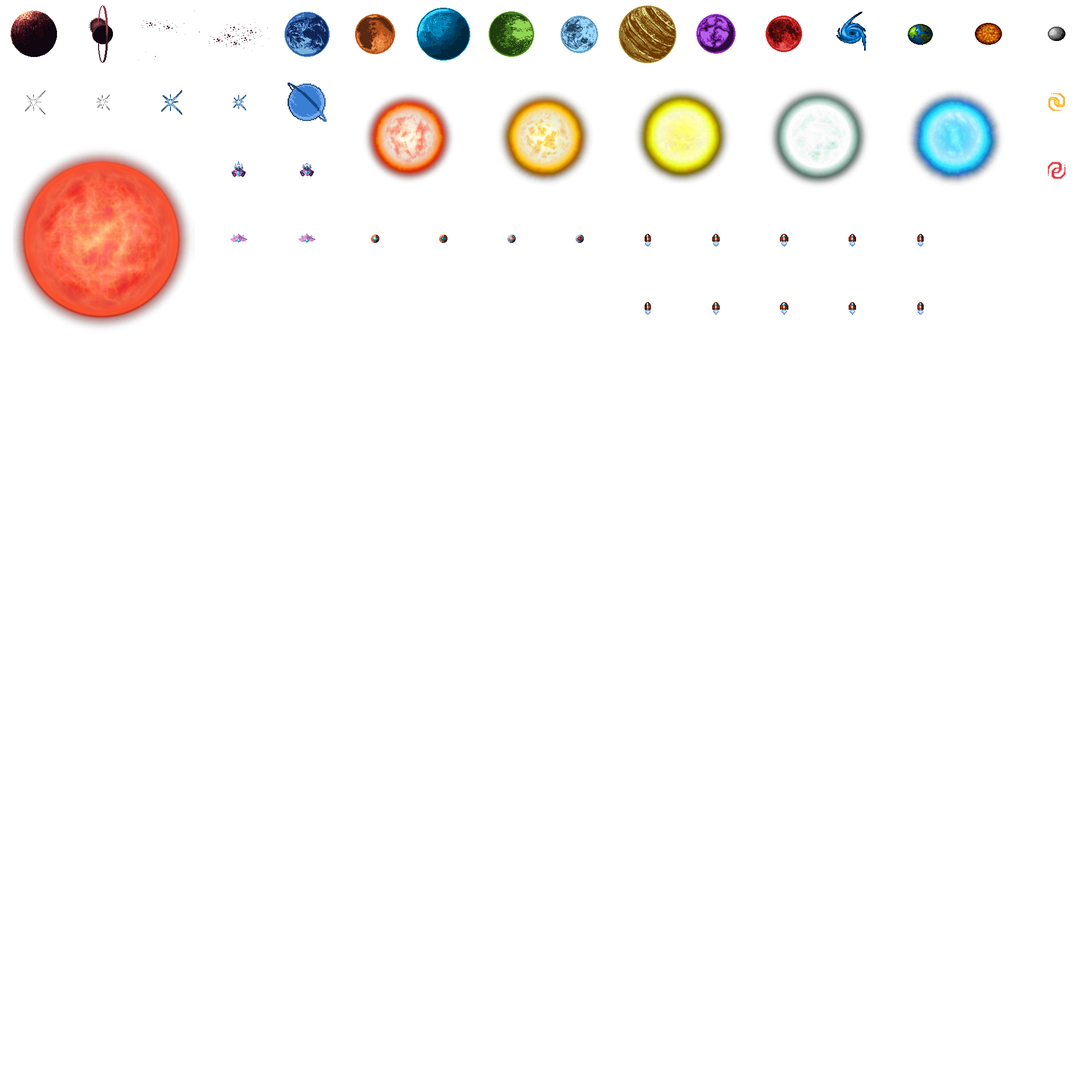
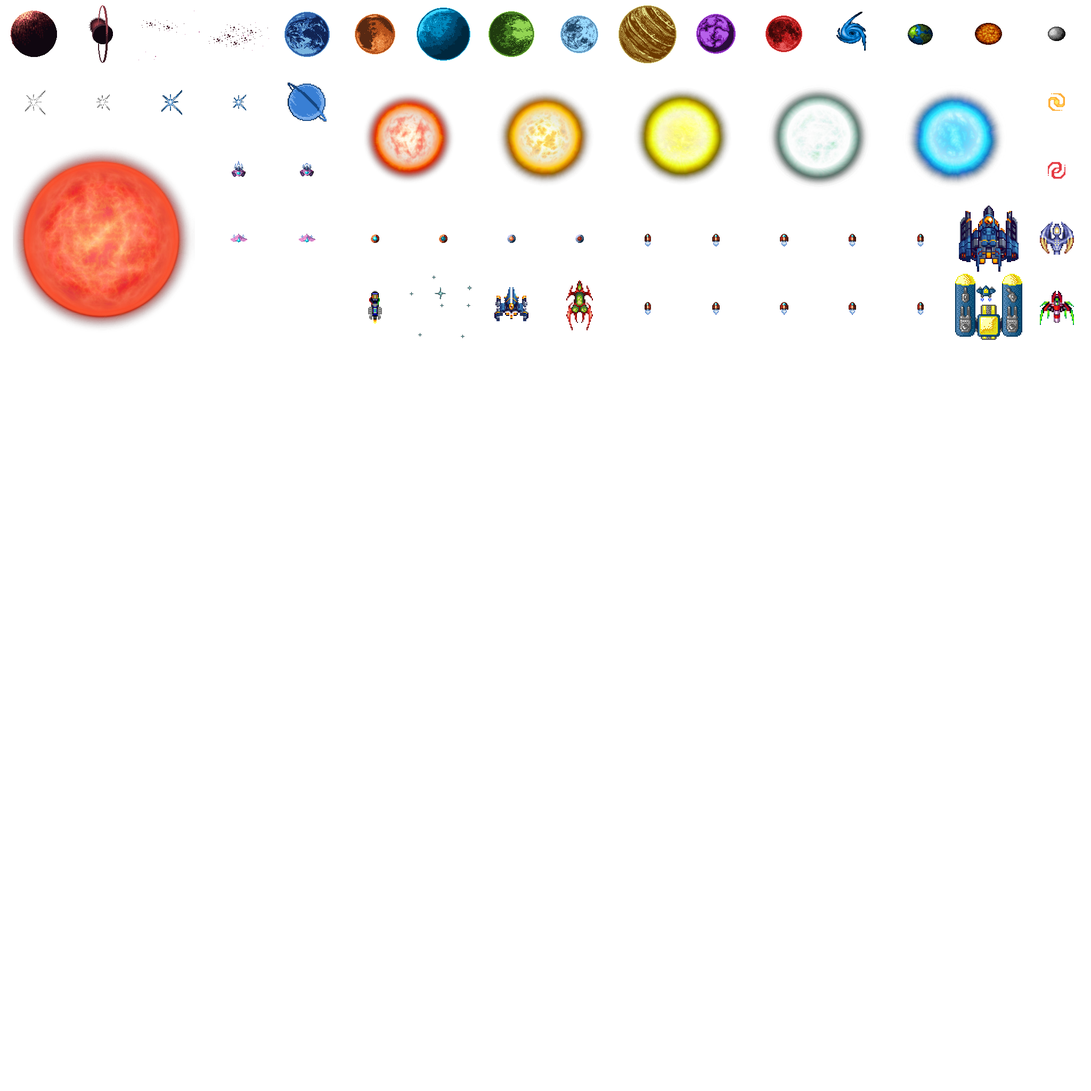
Revision of a layered (1091, 1091) image; what changed, layer by layer:
added layer "Calque 30(collé)" above "Calque 32(collé)" over (368, 205, 1058, 341)
added layer "Calque 32(collé)" above "Calque 33(collé)" over (368, 205, 1075, 341)
added layer "Calque 33(collé)" above "Calque 34(collé)" over (368, 238, 1075, 341)
added layer "Calque 34(collé)" above "Calque 35(collé)" over (368, 238, 1075, 341)
added layer "Calque 35(collé)" above "Calque 36(collé)" over (511, 280, 594, 331)
added layer "Calque 36(collé)" above "Calque 37(collé)" over (368, 275, 529, 339)
added layer "Calque 37(collé)" above "Calque 38(collé)" over (368, 275, 529, 339)
added layer "Calque 38(collé)" above "b48bfa0acee4025fd07b70abb1d96d67.png" over (368, 275, 444, 337)
